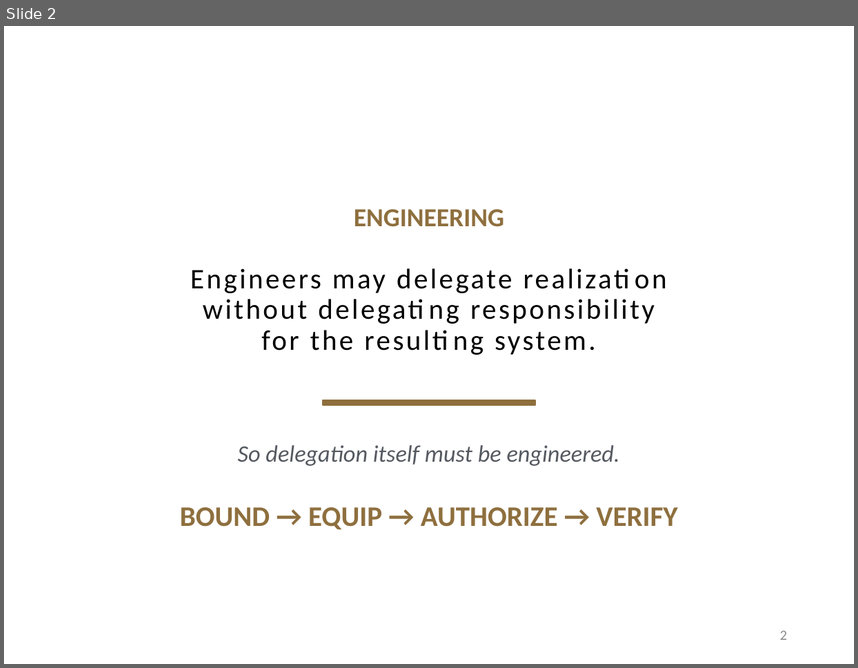
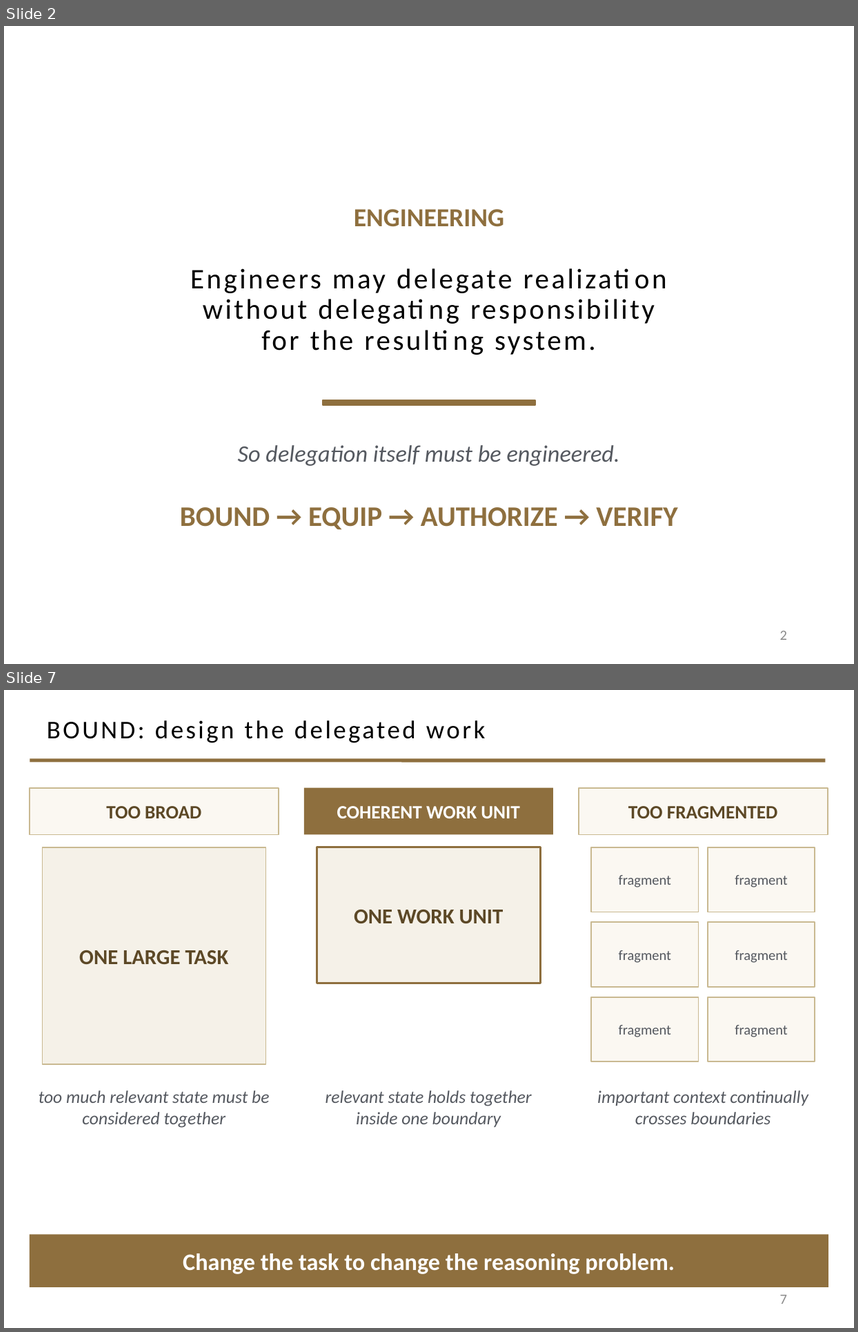
Before and after one commit to davisjam/model-based-agentic-software-engineering, a slide deck: course/lectures/act-2-delegation-and-control/01-delegation/2-1-Agents.pptx. Shown one above the other, each under a label of ours: slide 2 before the commit, slides 2 and 7 after it; the slides between them are not shown. The pictures are 858x668 and 858x1332 pixels, drawn with LibreOffice and Linux fonts; fonts in the diff are those of the drawing; background and template pictures are left out. Boxes give left, top, right and bottom in pixels: in the first picture for what was removed or moved away, otherwise in the second. Text is boxed around its words. In the diff, an @@ line names an element or a change of style, - is before the commit and + after.

```diff
--- a/course/lectures/act-2-delegation-and-control/01-delegation/2-1-Agents.pptx
+++ b/course/lectures/act-2-delegation-and-control/01-delegation/2-1-Agents.pptx
@@ slide 7 added at (4, 690, 854, 1328), background #FFFFFF @@
@@ title added at (47, 720, 485, 743), 21.6 pt, text #000000 @@
+BOUND: design the delegated work
@@ line added from (30, 760) to (825, 760), #8E6F3E 3 pt @@
@@ rectangle added at (30, 788, 279, 834), fill #FBF8F2, outline #C9B991 1 pt, 16 pt, text #5C4826, bold @@
+TOO BROAD
@@ rectangle added at (304, 788, 553, 834), fill #8E6F3E, 16 pt, text #FFFFFF, bold @@
+COHERENT WORK UNIT
@@ rectangle added at (579, 788, 828, 834), fill #FBF8F2, outline #C9B991 1 pt, 16 pt, text #5C4826, bold @@
+TOO FRAGMENTED
@@ rectangle added at (42, 847, 266, 1064), fill #F5F1E8, outline #C9B991 1 pt, 18 pt, text #5C4826, bold @@
+ONE LARGE TASK
@@ rectangle added at (317, 847, 540, 983), fill #F5F1E8, outline #8E6F3E 1.75 pt, 18 pt, text #5C4826, bold @@
+ONE WORK UNIT
@@ rectangle added at (591, 847, 699, 912), fill #FBF8F2, outline #C9B991 1 pt, 12 pt, text #555960 @@
+fragment
@@ rectangle added at (708, 847, 815, 912), fill #FBF8F2, outline #C9B991 1 pt, 12 pt, text #555960 @@
+fragment
@@ rectangle added at (591, 922, 699, 987), fill #FBF8F2, outline #C9B991 1 pt, 12 pt, text #555960 @@
+fragment
@@ rectangle added at (708, 922, 815, 987), fill #FBF8F2, outline #C9B991 1 pt, 12 pt, text #555960 @@
+fragment
@@ rectangle added at (591, 997, 699, 1061), fill #FBF8F2, outline #C9B991 1 pt, 12 pt, text #555960 @@
+fragment
@@ rectangle added at (708, 997, 815, 1061), fill #FBF8F2, outline #C9B991 1 pt, 12 pt, text #555960 @@
+fragment
@@ text added at (38, 1090, 269, 1127), 15 pt, text #555960, italic @@
+too much relevant state must be considered together
@@ text added at (326, 1090, 531, 1127), 15 pt, text #555960, italic @@
+relevant state holds together inside one boundary
@@ text added at (597, 1090, 809, 1124), 15 pt, text #555960, italic @@
+important context continually crosses boundaries
@@ rectangle added at (30, 1234, 829, 1287), fill #8E6F3E, 20 pt, text #FFFFFF, bold @@
+Change the task to change the reasoning problem.
@@ page number added at (780, 1294, 787, 1303), 12 pt, text #8C8C8C @@
+7
```
Also in this commit, not shown: 9 slides changed, 22 other slides added, 30 slides removed, 1 other file.
